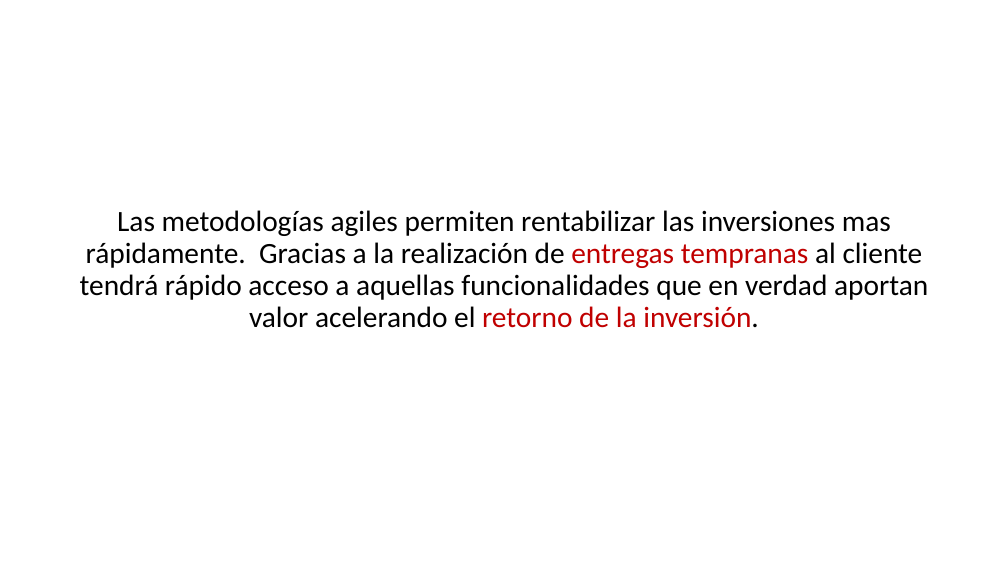
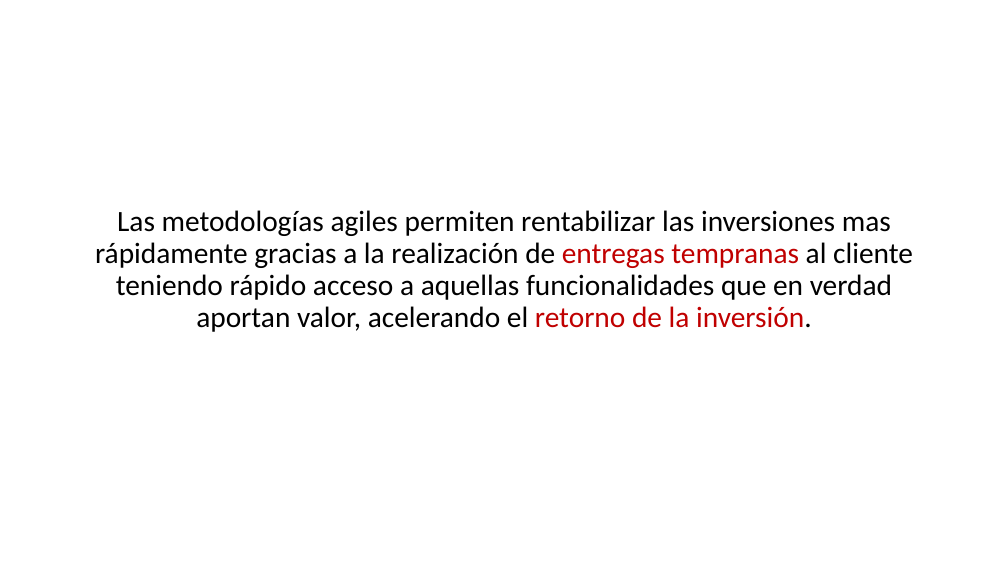
Before and after one commit to daniiel/cursos, a slide deck: slide 4 of Scrum/Metodologías Agiles.pptx. Drawn at 1008x567 pixels with LibreOffice and Linux fonts; fonts in the diff are those of the drawing. Boxes give left, top, right and bottom in pixels: in the first picture for what was removed or moved away, otherwise in the second. Text is boxed around its words. In the diff, an @@ line names an element or a change of style, - is before the commit and + after.

```diff
--- a/Scrum/Metodologías Agiles.pptx
+++ b/Scrum/Metodologías Agiles.pptx
@@ text at [95,210,913,332]: text changed @@
-Las metodologías agiles permiten rentabilizar las inversiones mas rápidamente. Gracias a la realización de entregas tempranas al cliente tendrá rápido acceso a aquellas funcionalidades que en verdad aportan valor acelerando el retorno de la inversión.
+Las metodologías agiles permiten rentabilizar las inversiones mas rápidamente gracias a la realización de entregas tempranas al cliente teniendo rápido acceso a aquellas funcionalidades que en verdad aportan valor, acelerando el retorno de la inversión.
```
Also in this commit, not shown: 13 other slides changed, 1 slide added, 5 slides removed, 1 other file.
